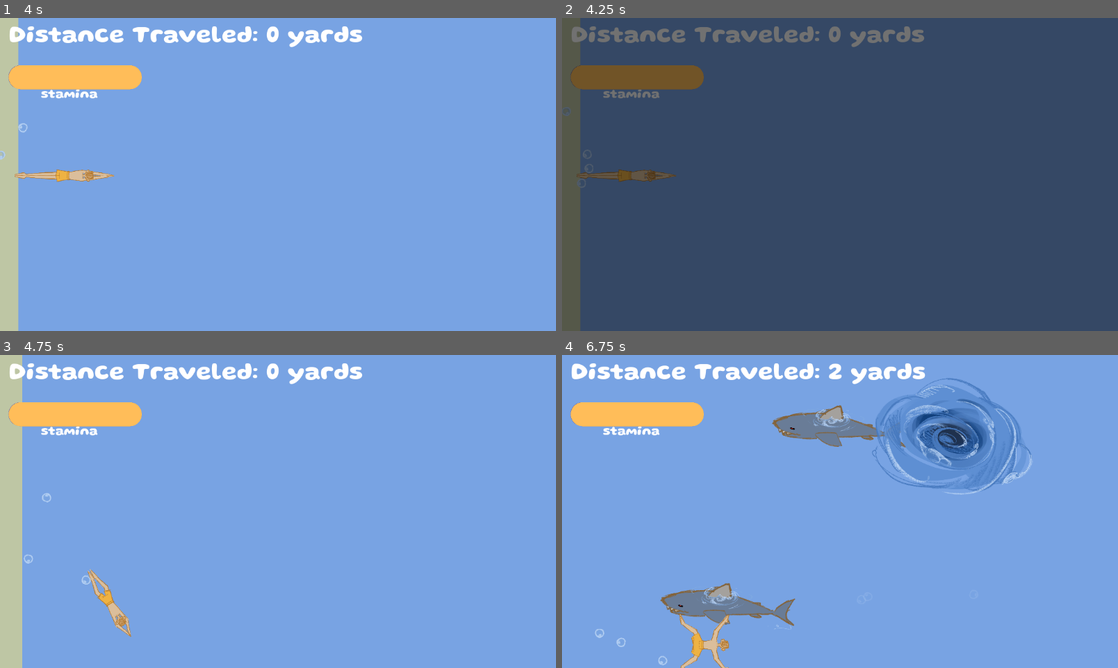
Above: before the commit, frames 1-4 (two rows, left to right).
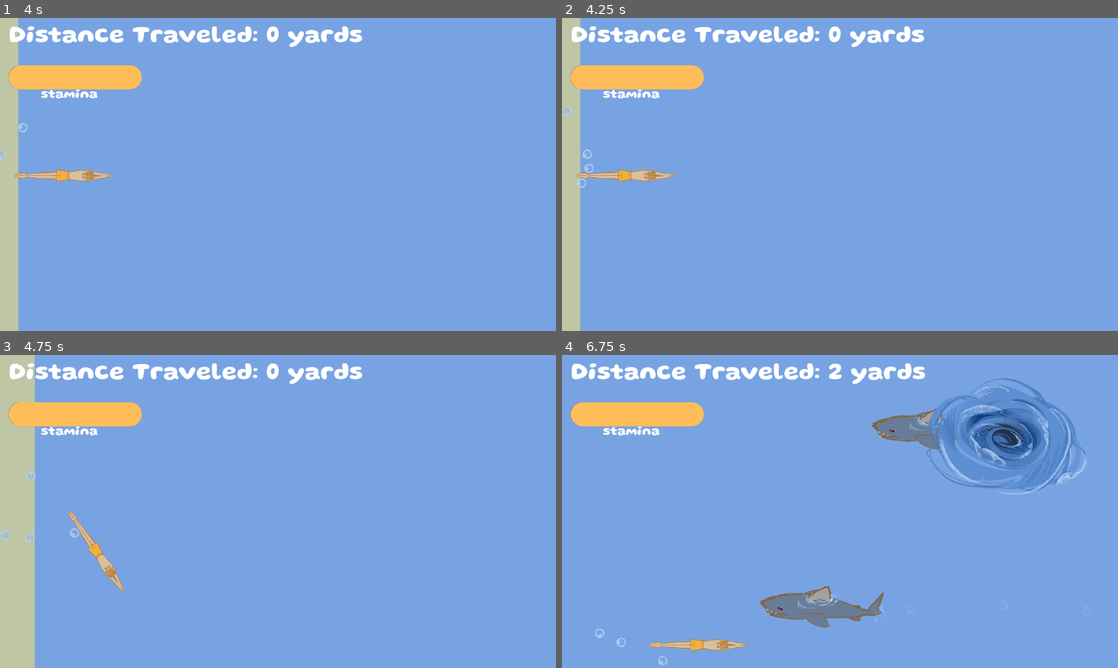
Above: after the commit, the same moments.

Repository: sophieTheProgrammer/microjam-island-61
Game: Godot game, scene res://scenes/game.tscn
The game is run twice, just before and just after one commit, with the same random seed, the same clock (stepped at 60 frames per second) and the same inputs. Sound files missing from this copy of the repository are replaced by a short silence.
Inputs (mouse positions are in pixels of both pictures, inside the frame that each line leads up to):
- Up to frame 1 (4 s): tap Enter (ui_accept) at 0.5, 0.77, 1.52, 3.02, 3.5, 3.77 s; move the mouse to (400, 158) at 0.52 s; click (400, 158) at 0.6 s; move the mouse to (166, 190) at 1.27 s; hold Down (down) 1.28-2.03 s; click (166, 190) at 1.35 s; move the mouse to (333, 105) at 2.02 s; click (333, 105) at 2.1 s; move the mouse to (250, 237) at 2.77 s; click (250, 237) at 2.85 s; move the mouse to (444, 221) at 3.52 s; hold Down (down) from 3.53 s (still down); click (444, 221) at 3.6 s
- Up to frame 2 (4.25 s): keep holding Down (down); tap Space (restart game) at 4.15 s
- Up to frame 3 (4.75 s): keep holding Down (down); move the mouse to (111, 464) at 4.27 s; click (111, 464) at 4.35 s; tap Enter (ui_accept) at 4.52 s
- Up to frame 4 (6.75 s): move the mouse to (867, 511) at 5.02 s; click (867, 511) at 5.1 s; move the mouse to (756, 433) at 5.77 s; release Down (down) at 5.78 s; click (756, 433) at 5.85 s; tap Enter (ui_accept) at 6.02 s; move the mouse to (962, 495) at 6.52 s; click (962, 495) at 6.6 s

Frame 1 is identical in both runs. In frame 2, 100% of the frame differs, in the area x 0-100%, y 0-100%; in frame 3, 3.0%; in frame 4, 12%.

Commit message:
fade changes

Diff:
--- a/scripts/camera_2d.gd
+++ b/scripts/camera_2d.gd
@@ -10,6 +10,6 @@
 	position.y = 0
 
 	position.x = Global.player_node.position.x + 450
-
+	print(position.x)
 
 	#position.x = Player.position.x
--- a/scripts/fade.gd
+++ b/scripts/fade.gd
@@ -8,7 +8,8 @@
 	self.hide()
 	Global.fade_node = self
 func fade(alpha_target : float, duration : float = 1.5):
-	self.show()
+	if (Global.game_is_running):
+		self.show()
 	# alpha target most be between 0 and 1
 	var tweener = get_tree().create_tween()
 	tweener.tween_property(color_rect, "modulate:a", alpha_target, duration)
--- a/scripts/global.gd
+++ b/scripts/global.gd
@@ -24,8 +24,6 @@
 	score = 0
 	Engine.time_scale = 1
 	await fade_node.fade(1, .15).finished
-	game_is_running = true
-
 	if reloadWorld:
 		var current_world_container = get_tree().current_scene.get_node("world_container")
 		print(current_world_container)
@@ -36,6 +34,7 @@
 		get_tree().current_scene.add_child(new_world_container, true)
 		new_world_container.name = "world_container"
 		await fade_node.fade(0,.15).finished
+		game_is_running = true
 	else:
 		get_tree().change_scene_to_packed(GAME)
 		await fade_node.fade(0,.15).finished
--- a/scripts/player.gd
+++ b/scripts/player.gd
@@ -21,7 +21,7 @@
 		animated_sprite_2d.frame = 3
 		Global.is_decreasing = false
 	else:
-		if Global.attached:
+		if Global.attached and Global.game_is_running:
 			self.position.x = log_ref.position.x
 			self.position.y = log_ref.position.y
 			#log_ref.velocity = self.velocity
